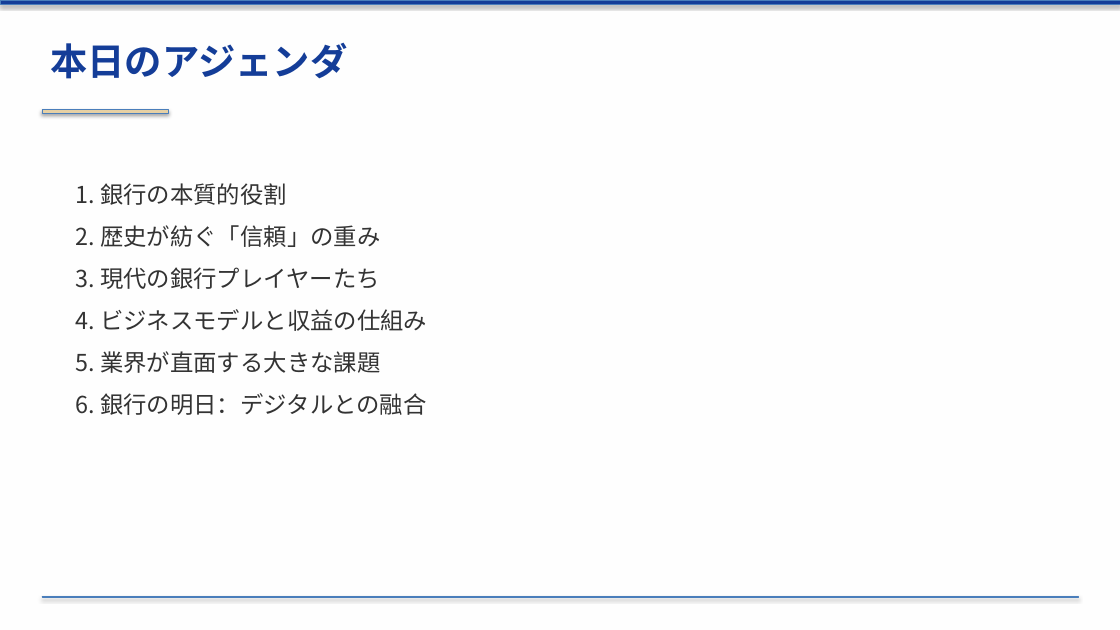
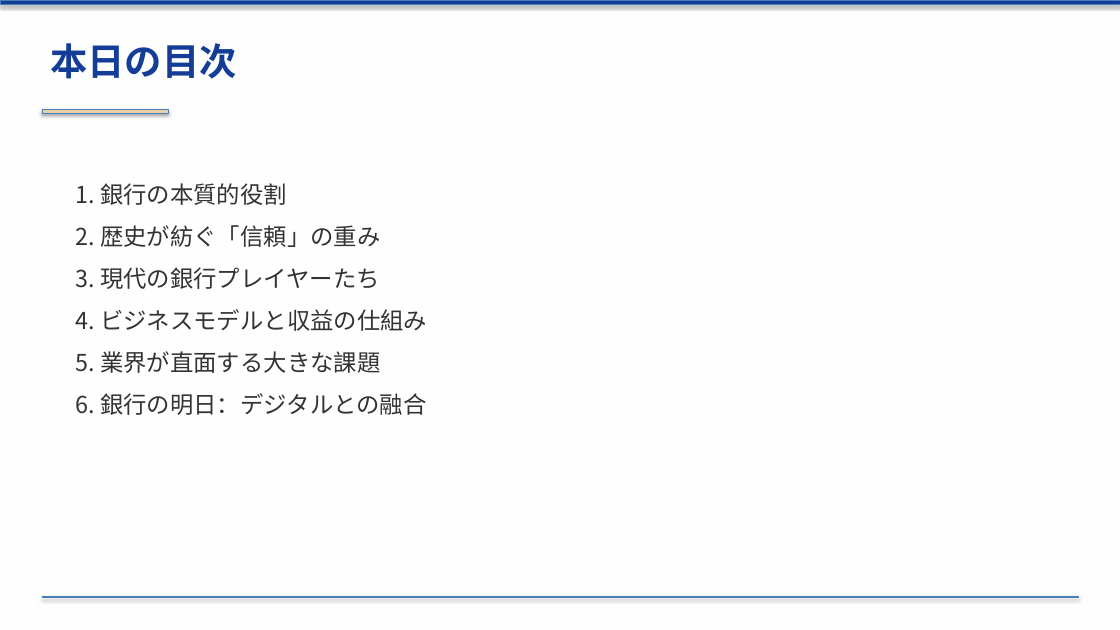
Before and after one commit to xilicrysta/bank-pptx, a slide deck: slide 2 of bank_industry_presentation.pptx. Drawn at 1120x630 pixels with LibreOffice and Linux fonts; fonts in the diff are those of the drawing. Boxes give left, top, right and bottom in pixels: in the first picture for what was removed or moved away, otherwise in the second. Text is boxed around its words. In the diff, an @@ line names an element or a change of style, - is before the commit and + after.

Commit message:
Change 'Agenda' to 'Table of Contents' (目次)

```diff
--- a/bank_industry_presentation.pptx
+++ b/bank_industry_presentation.pptx
@@ text at <box>50,43,237,79</box>: text changed @@
-本日のアジェンダ
+本日の目次
```
Also in this commit, not shown: 1 other file.
